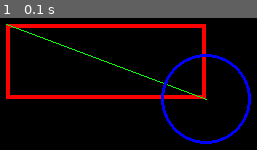
Above: before the commit, frame 1.
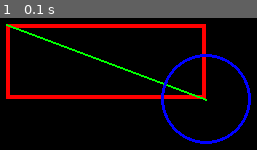
Above: after the commit, the same moment.

Repository: zzzHonore/hector
Game: pygame game, started from tutorials/pygame-2-lijnen en figuren.py
Same seed, same stepped clock (60 frames per second), same inputs: the game is played once before the commit and once after it.
Inputs:
- Up to frame 1 (0.1 s): no input

The runs differ from the first frame. In frame 1, 0.6% of the frame differs, in the area x 2-81%, y 5-63%.

Commit message:
Update pygame-2-lijnen en figuren.py

Diff:
--- a/tutorials/pygame-2-lijnen en figuren.py
+++ b/tutorials/pygame-2-lijnen en figuren.py
@@ -27,28 +27,42 @@
 CHOCOLATE = (210, 105, 30)
 
 # Om dingen te tekenen spreken we het object :draw: van pygame aan.
-# Het object :draw: werd aangemaakt tijdens pg.init()
 # Het object :draw: heeft tekenroutines
 
-# Tekenroutine 1: teken een rechthoek met de functie pg.draw.rect
+# Tekenroutine 1: de functie pg.draw.rect tekent een rechthoek
 #    pg.draw.rect(surface, color, rect, width=0)
 #        :surface: Het oppervlak waarop je wilt tekenen, dus :win:
 #        :color: de kleur waarin je wil tekenen, bvb RED
 #        :rect: de coordinaten van de rechthoek, (left,top,width,height)
+#        :width=0: geeft de dikte van de lijnen (0 wil zeggen opvullen)
+#            =0 wil zeggen dat als je de parameter niet meegeeft, 0 wordt gebruikt als parameter
 #     Rechthoeken: We gebruiken geen standaard rechthoeken, maar pygame recthoeken
 #         rect = (left,top,width,height) is een standaard rechthoek, maar heeft weinig mogelijkheden
-#         rect = pg.Rect(left,top,width,height) zet die standaard rechthoek om naar een OBJECT
-#            Nu kan je rect.top, rect.left, rect.width, rect.height, rect.bottom, rect. right gebruiken
+#         rect = pg.Rect((left,top,width,height)) zet die standaard rechthoek om naar een OBJECT
+#            Nu kan je rect.top, rect.left, rect.width, rect.height, rect.bottom, rect.right gebruiken
 # Teken een rode rechthoek met lijndikte 4
 rect1 = pg.Rect((40, 80, 200, 75))  # (left,top,width,height)
 pg.draw.rect(win, RED, rect1, 4)
+# De lijn komt nooit buiten de rechthoek. We tekenen dus de 4 pixels vanaf de rand naar binnen toe
 
-# Tekenroutine 2: teken een lijn met de functie pg.draw.line
+# Tekenroutine 2: de functie pg.draw.line tekent een lijn
+#    pygame.draw.line(surface, color, start_pos, end_pos, width=1)
+#        :surface: Het oppervlak waarop je wilt tekenen.(:win:)
+#        :color: De kleur van de lijn.
+#        :start_pos: Een tuple/koppel (x, y) met de coördinaten van het startpunt van de lijn.
+#        :end_pos: Een tuple/koppel (x, y) met de coördinaten van het eindpunt van de lijn.
+#        :width (optioneel): Lijndikte. =1 als je niets specifieert
+# Teken een groene lijn met lijndikte 2 op een diagonaal van de rechthoek
+pg.draw.line(win, GREEN, (rect1.left, rect1.top), (rect1.right, rect1.bottom),2)
 
-
-
-pg.draw.line(win, GREEN, (rect1.left, rect1.top), (rect1.right, rect1.bottom))
-# We tekenen een cirkel met straal 45, rond de rechteronderhoek van de rectangle, met dikte 3
+# Tekenroutine 3: de functie pg.draw.circle tekent een cirkel
+#    pygame.draw.circle(surface, color, center, radius, width=0)
+#        :surface: Het oppervlak waarop je wilt tekenen. (:win:)
+#        :color: De kleur van de cirkel.
+#        :center: Een tuple (x, y) met de coördinaten van het middelpunt van de cirkel.
+#        :radius: De straal van de cirkel.
+#        :width (optioneel): Lijndikte. Als 0, wordt de cirkel gevuld.
+# We tekenen een blauwe cirkel met straal 45, rond de rechteronderhoek van de rectangle, met dikte 3
 pg.draw.circle(win, BLUE, (rect1.right, rect1.bottom), 45, 3)
 
 # Alles wordt getekend op een onzichtbaar venster
